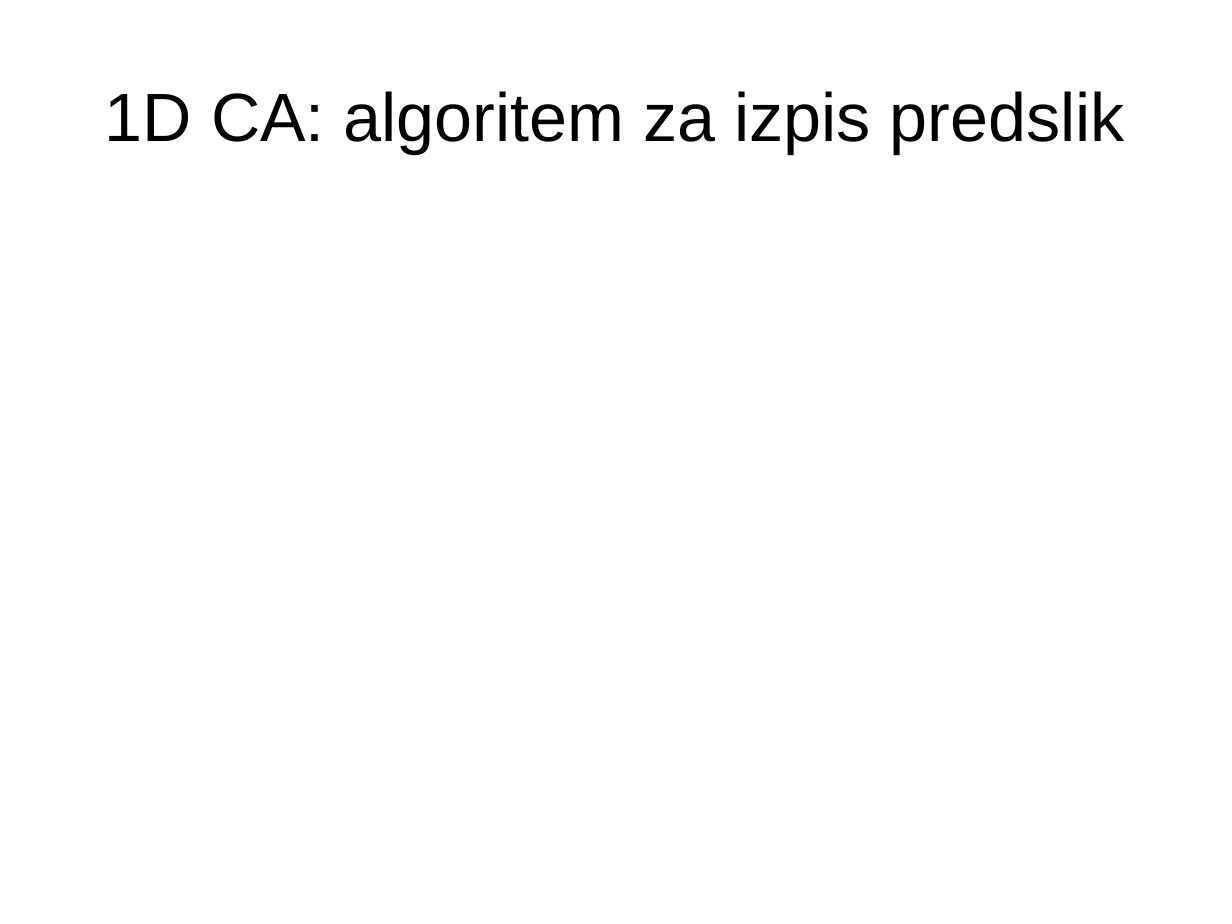
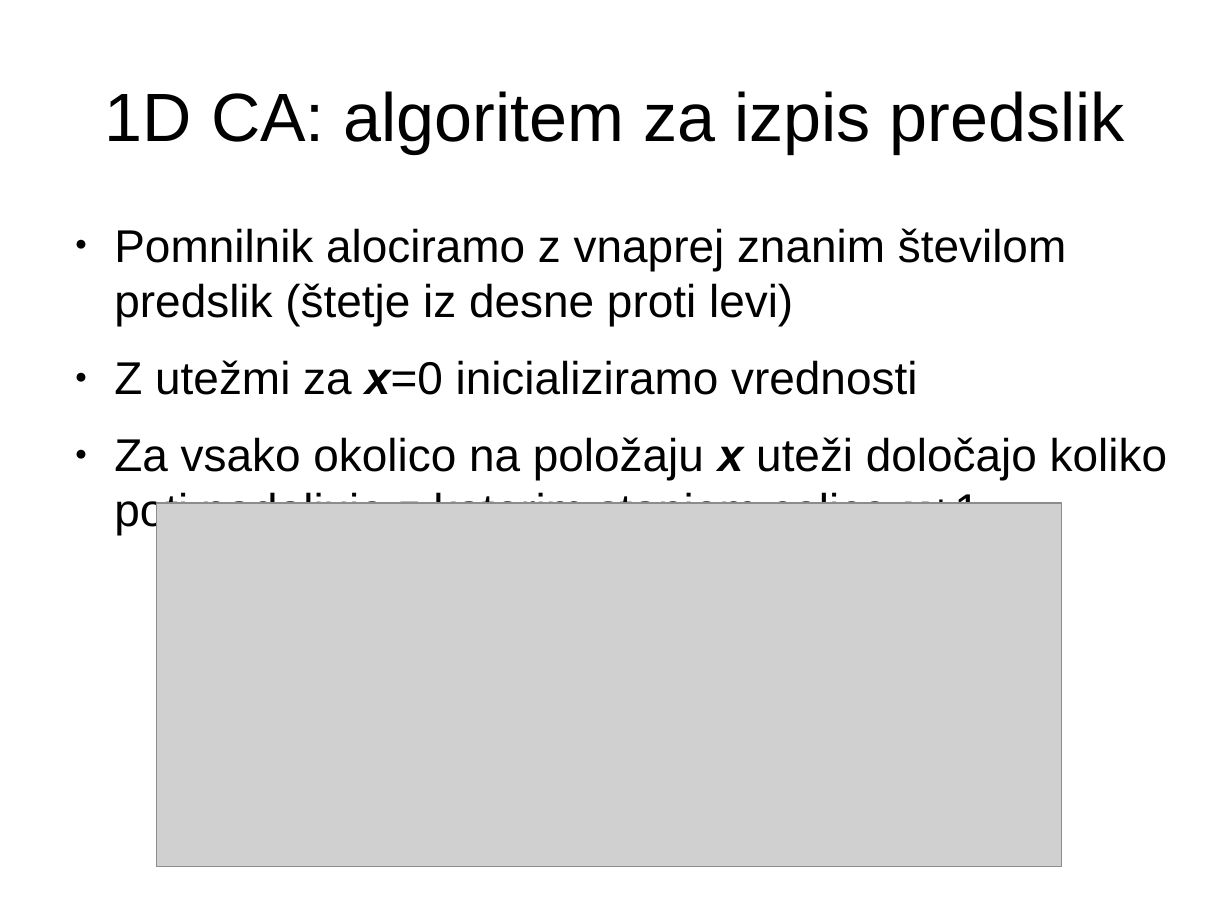
Before and after one commit to jeras/fri-latex-templates, a slide deck: slide 8 of predstavitev/predstavitev.odp. Drawn at 1232x924 pixels with LibreOffice and Linux fonts; fonts in the diff are those of the drawing; grey boxes stand for pictures. Boxes give left, top, right and bottom in pixels: in the first picture for what was removed or moved away, otherwise in the second. Text is boxed around its words. In the diff, an @@ line names an element or a change of style, - is before the commit and + after.

Commit message:
dodal opis algoritma za izpis predslik

```diff
--- a/predstavitev/predstavitev.odp
+++ b/predstavitev/predstavitev.odp
@@ text added at <box>114,228,1167,535</box>, 29.6 pt, text #000000 @@
+● Pomnilnik alociramo z vnaprej znanim številom predslik (štetje iz desne proti levi)
+● Z utežmi za x=0 inicializiramo vrednosti
+● Za vsako okolico na položaju x uteži določajo koliko poti nadaljuje z katerim stanjem celice x+1
@@ picture added at <box>157,503,1062,866</box> @@
```
Also in this commit, not shown: 1 other slide changed, 2 slides added, 1 other file.
